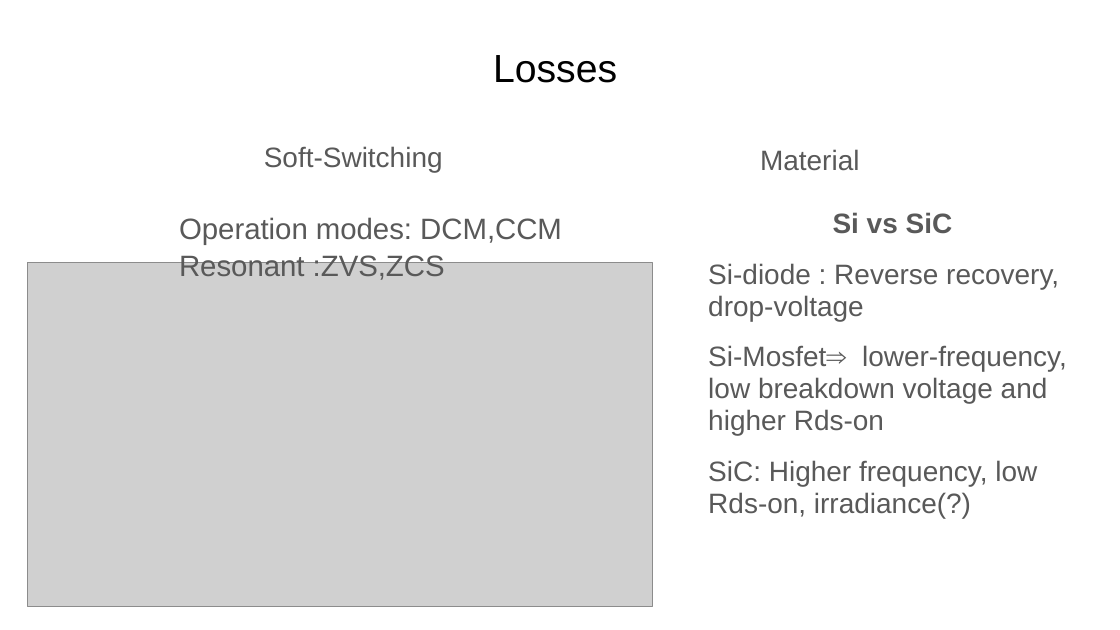
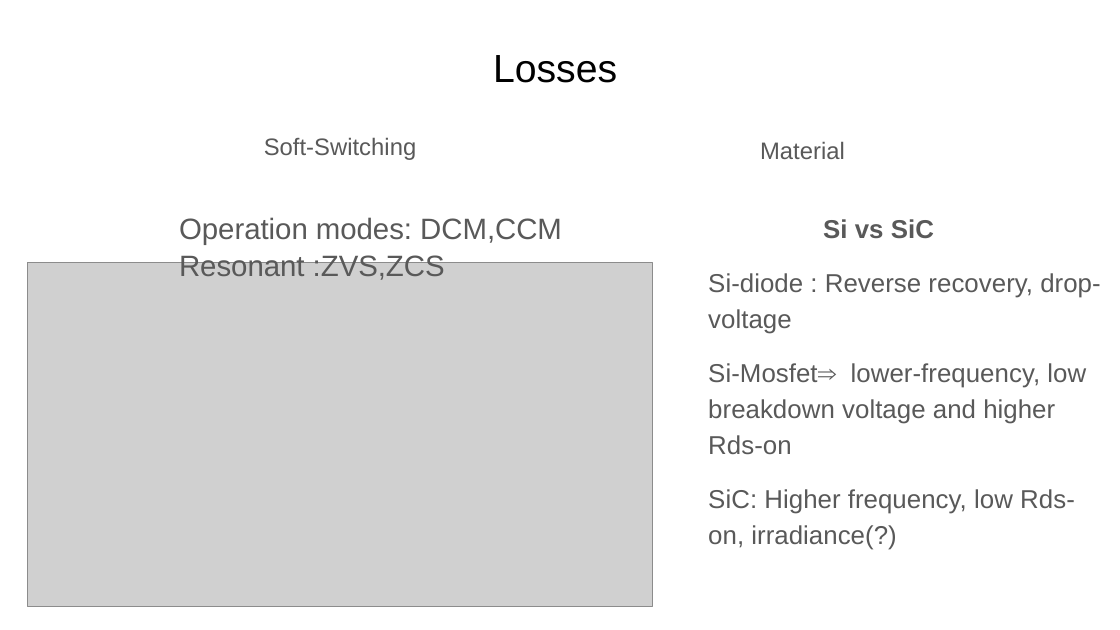
Before and after one commit to EnesAyaz/Studies, a slide deck: slide 7 of 1004-Tubitak/Presentation/2021.04.28.pptx. Drawn at 1120x630 pixels with LibreOffice and Linux fonts; fonts in the diff are those of the drawing; grey boxes stand for pictures. Boxes give left, top, right and bottom in pixels: in the first picture for what was removed or moved away, otherwise in the second. Text is boxed around its words. In the diff, an @@ line names an element or a change of style, - is before the commit and + after.

```diff
--- a/1004-Tubitak/Presentation/2021.04.28.pptx
+++ b/1004-Tubitak/Presentation/2021.04.28.pptx
@@ text "Soft-Switching" at [264,137,416,160]: size 18 to 15.3 pt; line spacing 1.15 to 0.95 @@
@@ text "Material" at [760,141,845,159]: size 18 to 15.3 pt; line spacing 1.15 to 0.95 @@
@@ text "Si vs SiC" at [708,219,1100,550]: size 18 to 16.6 pt; line spacing 0.95 to 1.15 @@
```
Also in this commit, not shown: 5 other slides changed, 1 slide added, 18 other files.
